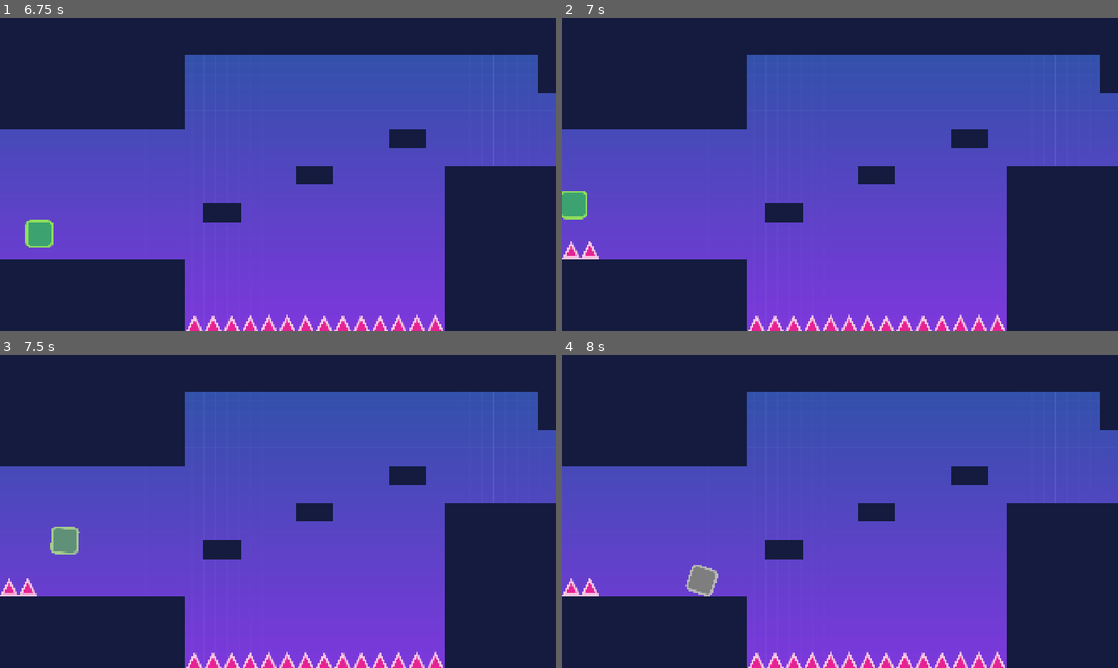
Above: before the commit, frames 1-4 (two rows, left to right).
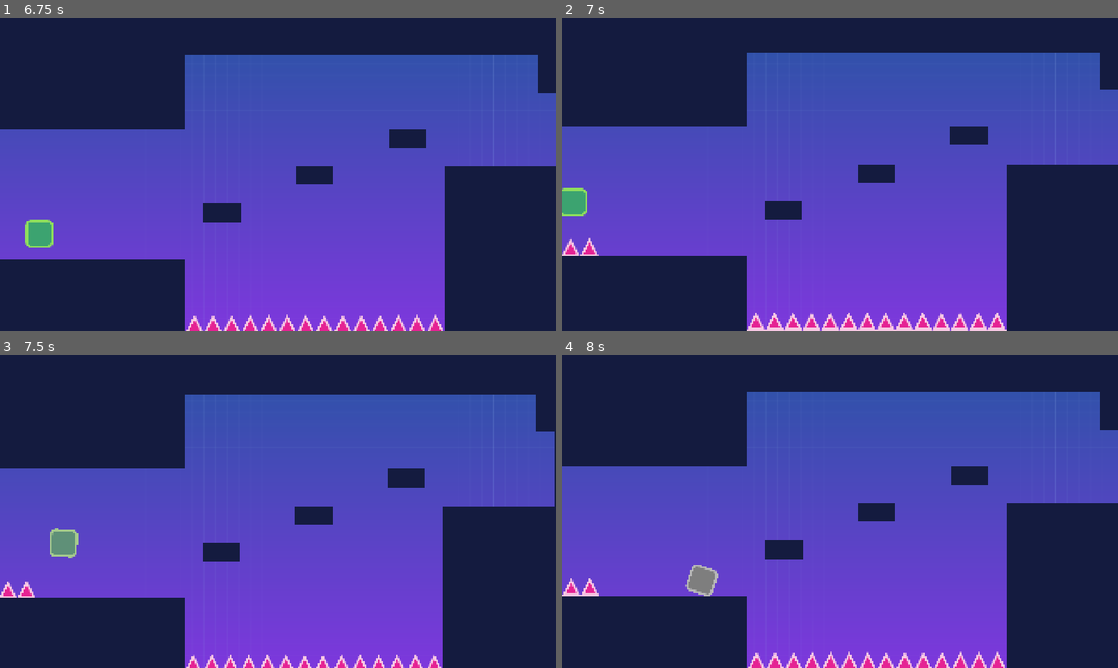
Above: after the commit, the same moments.

Repository: noor-shalaby/solid-ground
Game: Godot game, scene res://scenes/ui/main_menu.tscn
Two runs of this game, one before a commit and one after it. Both use one fixed random seed, a clock stepped at 60 frames per second and the inputs below. Sound files missing from this copy of the repository are replaced by a short silence.
Inputs (mouse positions are in pixels of both pictures, inside the frame that each line leads up to):
- Up to frame 1 (6.75 s): click "Play" at 0.5 s; tap Enter (ui_accept) at 1.25 s; move the mouse to (305, 174) at 1.27 s; hold Up (ui_up) 1.28-6.53 s; tap W (jump) at 1.52, 2.27, 3.77, 4.52, 5.27 s; move the mouse to (250, 174) at 2.02 s; move the mouse to (289, 168) at 2.77 s; move the mouse to (272, 180) at 3.52 s; move the mouse to (316, 177) at 4.27 s; move the mouse to (233, 171) at 5.02 s; move the mouse to (283, 174) at 5.77 s; move the mouse to (255, 168) at 6.52 s; hold A (left) from 6.53 s (still down)
- Up to frame 2 (7 s): keep holding A (left); tap W (jump) at 6.77 s
- Up to frame 3 (7.5 s): move the mouse to (305, 511) at 7.27 s; release A (left) at 7.28 s; hold Up (ui_up) from 7.28 s (still down)
- Up to frame 4 (8 s): keep holding Up (ui_up); tap W (jump) at 7.52 s

Frame 1 is identical in both runs. In frame 2, 2.8% of the frame differs, in the area x 0-100%, y 11-100%; in frame 3, 2.7%; in frame 4, less than 0.1%.

Commit message:
Add: screenshake when a spike trap pops and increased screenshake on player death

Diff:
--- a/scripts/objects/spike.gd
+++ b/scripts/objects/spike.gd
@@ -27,6 +27,7 @@
 			tween.tween_property(self, "position:x", position.x + Constants.TILE_SIZE, 0.05)
 
 	anim_player.play("pop")
+	CamCtrl.screenshake(16, 0.08)
 
 	if Settings.audio:
 		pop_sound.volume_linear = pop_sound_default_vol * Settings.audio_val
--- a/scripts/player.gd
+++ b/scripts/player.gd
@@ -52,7 +52,7 @@
 
 
 func die() -> void:
-	CamCtrl.screenshake(16, 0.08)
+	CamCtrl.screenshake(24, 0.1)
 	var dead_body: RigidBody2D = DEAD_BODY_SCENE.instantiate()
 	parent.call_deferred("add_child", dead_body)
 	dead_body.global_position = global_position
